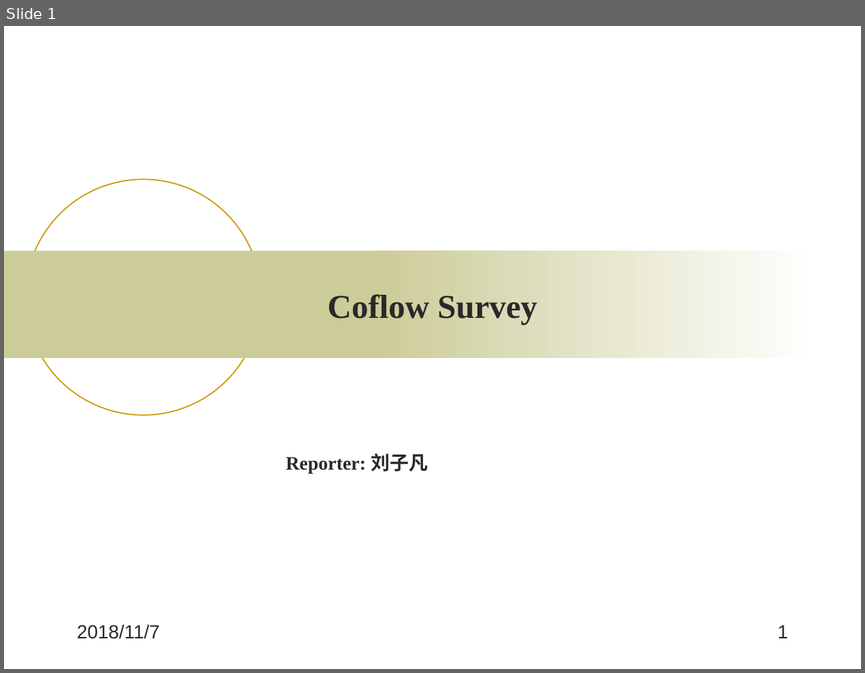
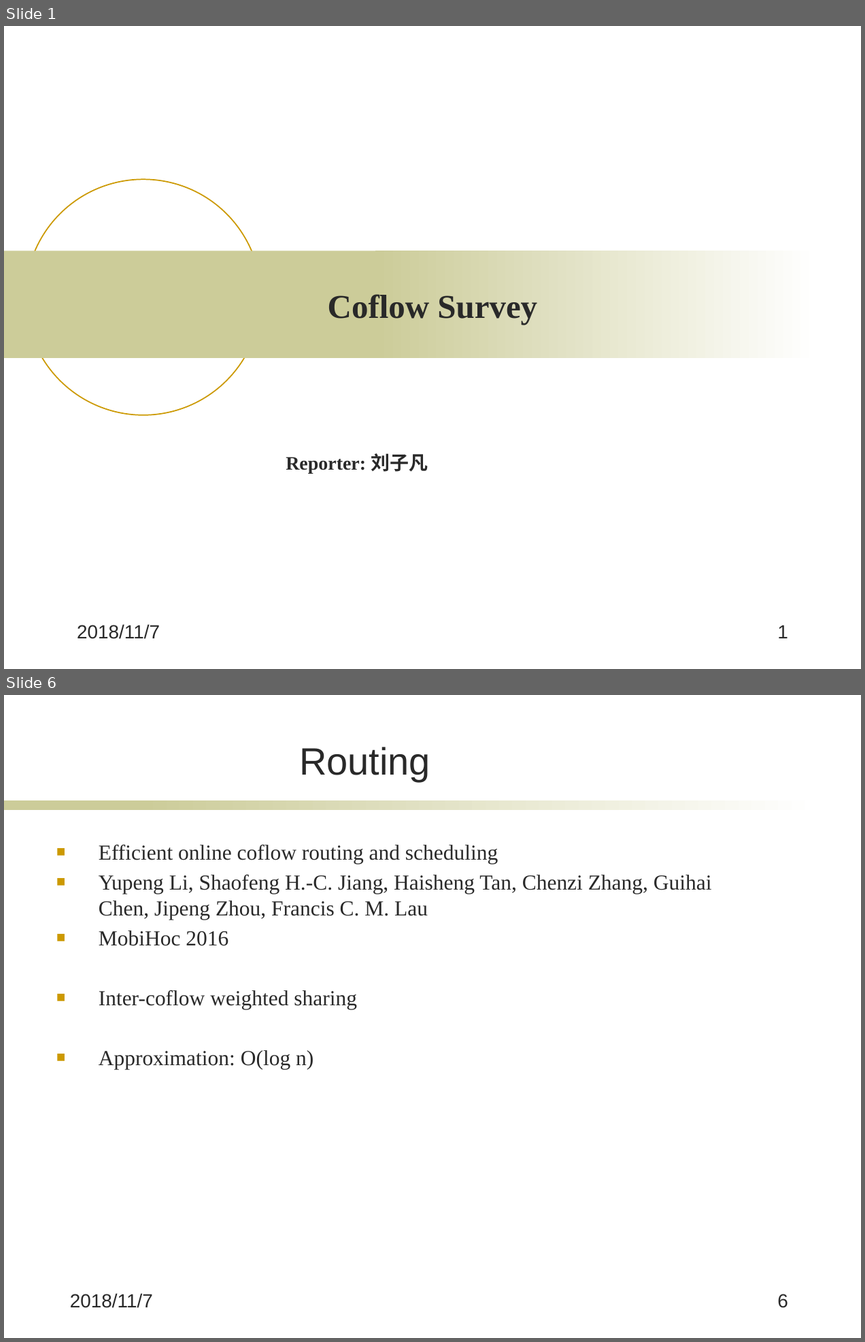
Before and after one commit to jkfhklh/papers-reading, a slide deck: 报告/coflow survey.pptx. Shown one above the other, each under a label of ours: slide 1 before the commit, slides 1 and 6 after it; the slides between them are not shown. The pictures are 865x673 and 865x1342 pixels, drawn with LibreOffice and Linux fonts; fonts in the diff are those of the drawing; background and template pictures are left out. Boxes give left, top, right and bottom in pixels: in the first picture for what was removed or moved away, otherwise in the second. Text is boxed around its words. In the diff, an @@ line names an element or a change of style, - is before the commit and + after.

```diff
--- a/报告/coflow survey.pptx
+++ b/报告/coflow survey.pptx
@@ slide 6 added at <box>4,695,861,1338</box>, background #FFFFFF @@
@@ title added at <box>299,747,430,782</box>, 32 pt, text #292929 @@
+Routing
@@ rectangle added at <box>4,800,204,810</box>, fill #CCCC99 @@
@@ rectangle added at <box>139,800,818,810</box>, fill gradient #CCCC99 to #FFFFFF @@
@@ text added at <box>99,845,712,1070</box>, 18 pt, text #292929 @@
+■ Efficient online coflow routing and scheduling
+■ Yupeng Li, Shaofeng H.-C. Jiang, Haisheng Tan, Chenzi Zhang, Guihai Chen, Jipeng Zhou, Francis C. M. Lau
+■ MobiHoc 2016
+■ Inter-coflow weighted sharing
+■ Approximation: O(log n)
@@ text added at <box>70,1293,153,1308</box>, 16 pt, text #292929 @@
+2018/11/7
@@ page number added at <box>777,1293,788,1308</box>, 16 pt, text #292929 @@
+6
```
Also in this commit, not shown: 1 slide changed, 15 other slides added, 2 other files.
